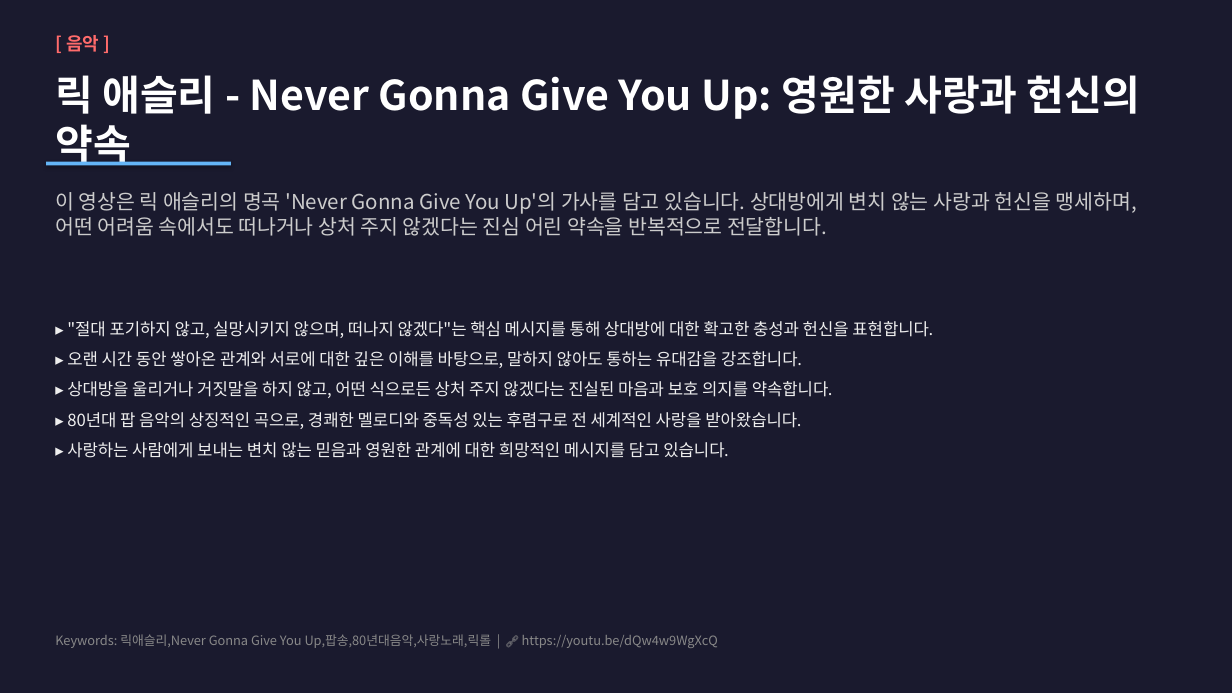
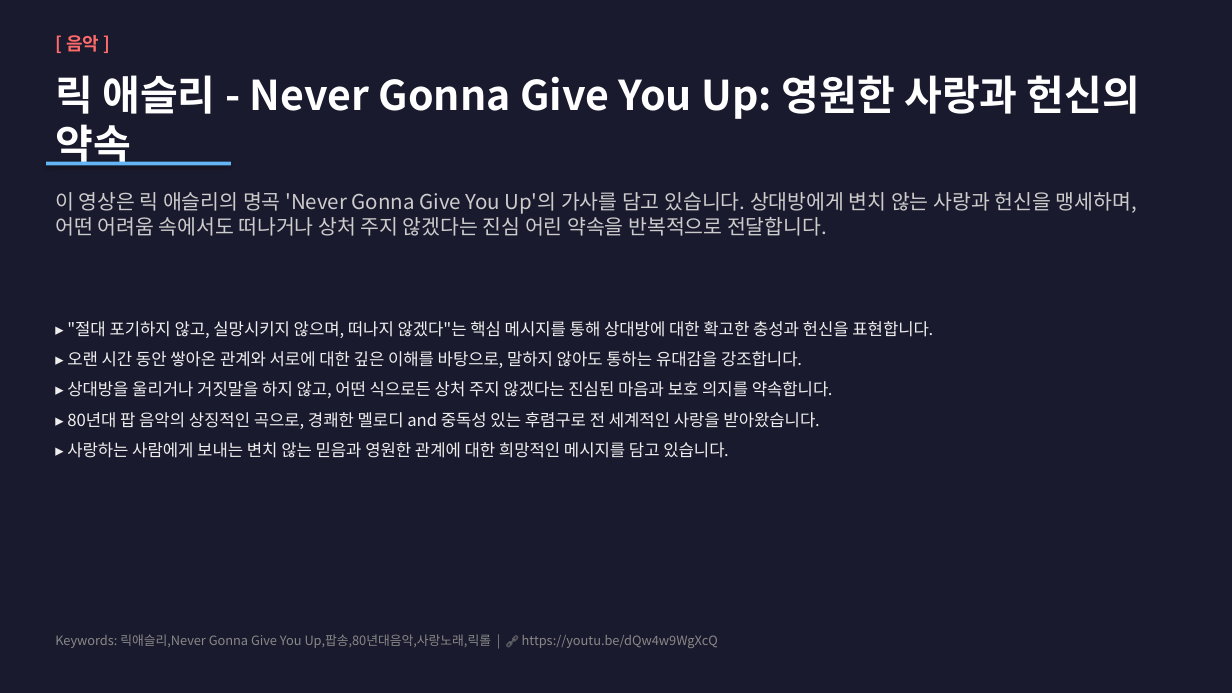
Before and after one commit to meesokim/my-youtube-gallary, a slide deck: slide 1 of docs/rick-astley-never-gonna-give-you-up.pptx. Drawn at 1232x693 pixels with LibreOffice and Linux fonts; fonts in the diff are those of the drawing. Boxes give left, top, right and bottom in pixels: in the first picture for what was removed or moved away, otherwise in the second. Text is boxed around its words. In the diff, an @@ line names an element or a change of style, - is before the commit and + after.

```diff
--- a/docs/rick-astley-never-gonna-give-you-up.pptx
+++ b/docs/rick-astley-never-gonna-give-you-up.pptx
@@ text at (x1=67, y1=381, x2=833, y2=429): text changed @@
-▸ 상대방을 울리거나 거짓말을 하지 않고, 어떤 식으로든 상처 주지 않겠다는 진실된 마음과 보호 의지를 약속합니다.
-▸ 80년대 팝 음악의 상징적인 곡으로, 경쾌한 멜로디와 중독성 있는 후렴구로 전 세계적인 사랑을 받아왔습니다.
+▸ 상대방을 울리거나 거짓말을 하지 않고, 어떤 식으로든 상처 주지 않겠다는 진심된 마음과 보호 의지를 약속합니다.
+▸ 80년대 팝 음악의 상징적인 곡으로, 경쾌한 멜로디 and 중독성 있는 후렴구로 전 세계적인 사랑을 받아왔습니다.
```
Also in this commit, not shown: 9 other files.
